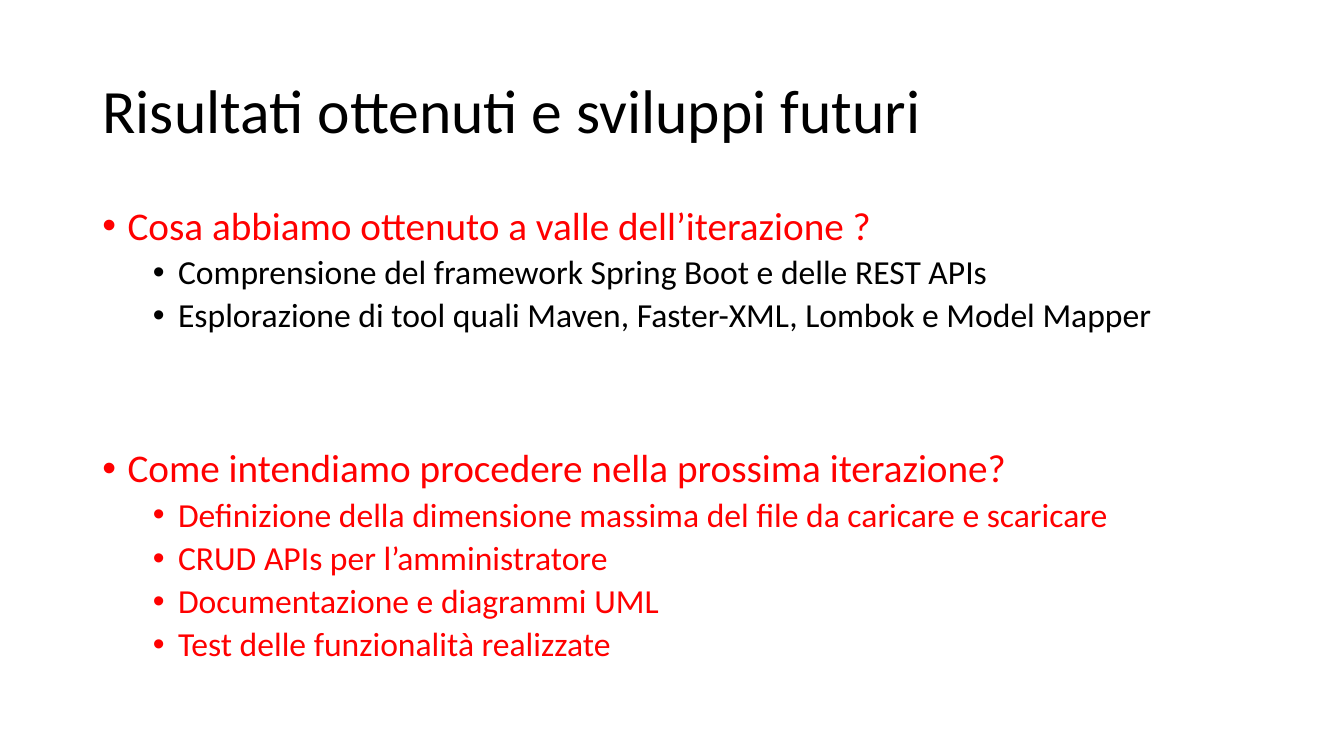
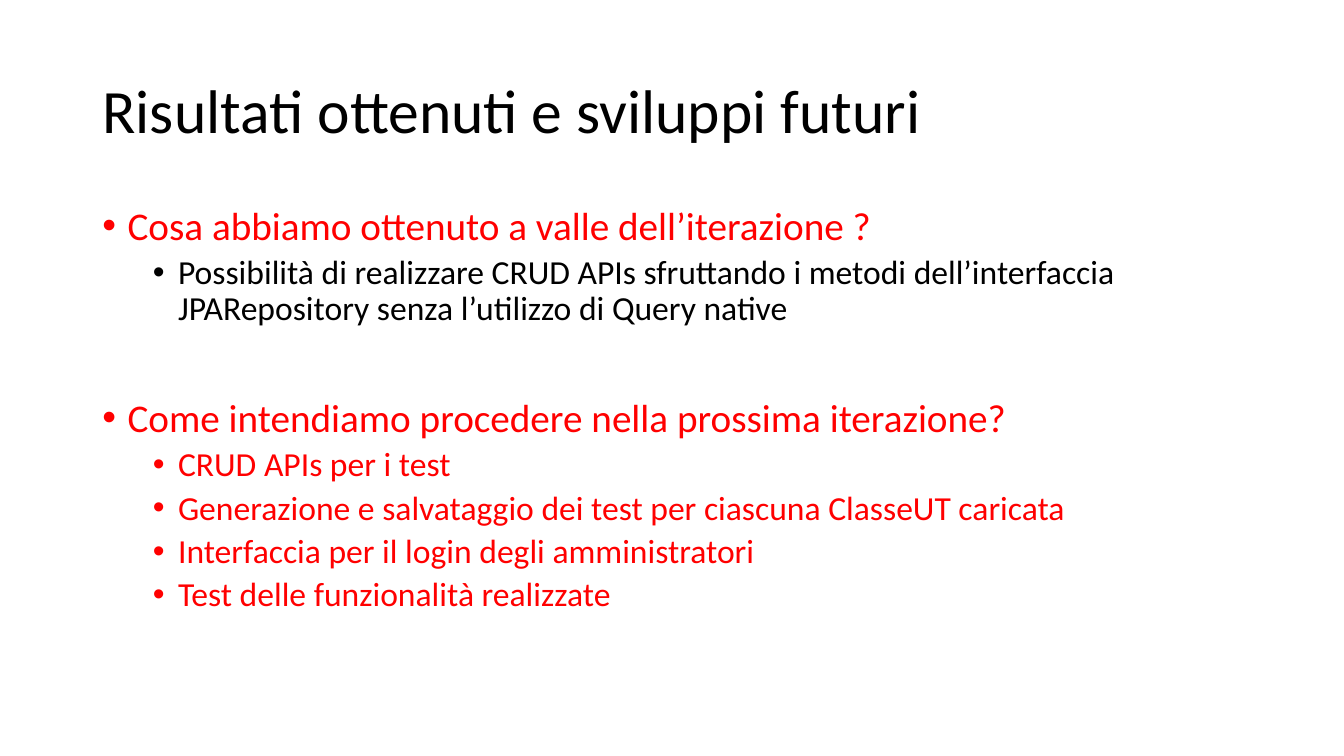
Before and after one commit to Testing-Game-SAD-2023/T1-G20, a slide deck: slide 11 of Pres_G20_T1_IT3.pptx (slide 6 before the commit). Drawn at 1344x756 pixels with LibreOffice and Linux fonts; fonts in the diff are those of the drawing. Boxes give left, top, right and bottom in pixels: in the first picture for what was removed or moved away, otherwise in the second. Text is boxed around its words. In the diff, an @@ line names an element or a change of style, - is before the commit and + after.

```diff
--- a/Pres_G20_T1_IT3.pptx
+++ b/Pres_G20_T1_IT3.pptx
@@ text at (x1=178, y1=260, x2=1114, y2=326): text changed @@
-  • Comprensione del framework Spring Boot e delle REST APIs
-  • Esplorazione di tool quali Maven, Faster-XML, Lombok e Model Mapper
+  • Possibilità di realizzare CRUD APIs sfruttando i metodi dell’interfaccia JPARepository senza l’utilizzo di Query native
@@ text at (x1=178, y1=453, x2=1064, y2=569): text changed @@
-  • Definizione della dimensione massima del file da caricare e scaricare
-  • CRUD APIs per l’amministratore
-  • Documentazione e diagrammi UML
+  • CRUD APIs per i test
+  • Generazione e salvataggio dei test per ciascuna ClasseUT caricata
+  • Interfaccia per il login degli amministratori
```
Also in this commit, not shown: 4 other slides changed, 5 slides added.
